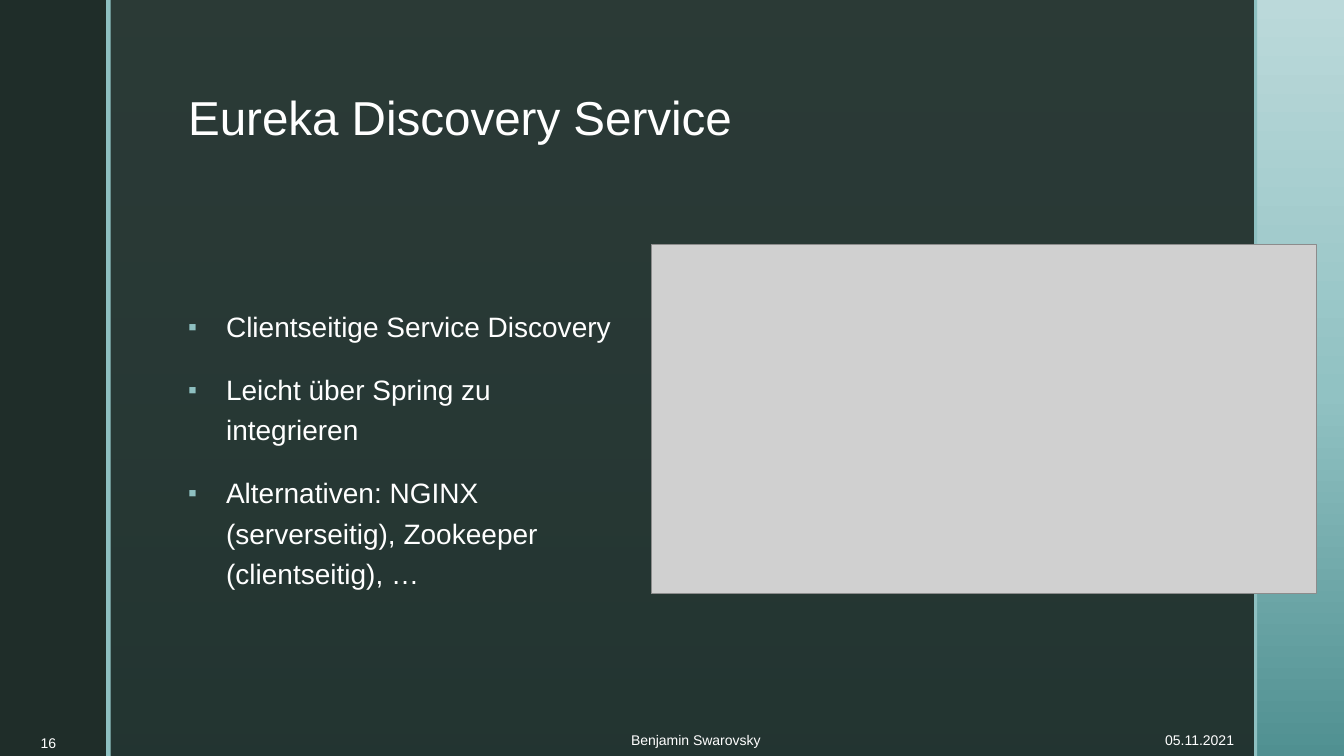
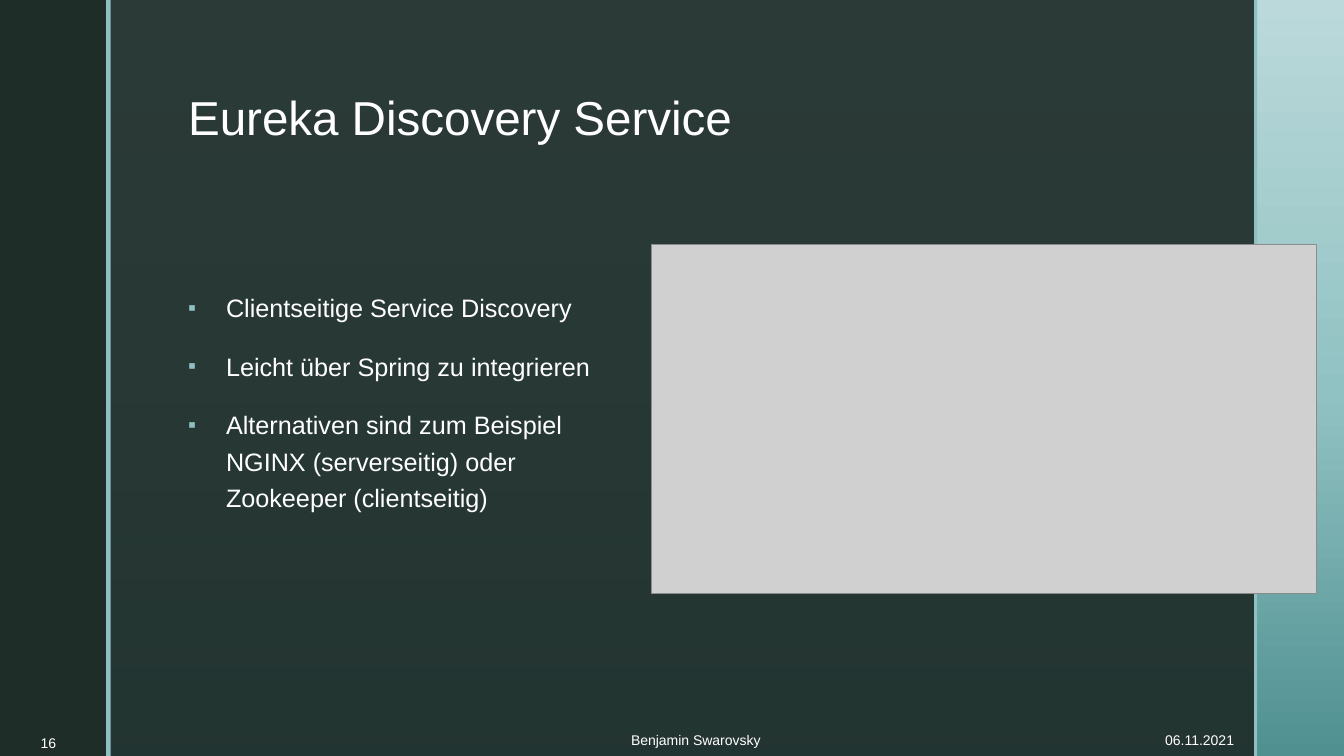
Before and after one commit to BenjaminS01/Abschluss, a slide deck: slide 16 of Vortrag.pptx. Drawn at 1344x756 pixels with LibreOffice and Linux fonts; fonts in the diff are those of the drawing; grey boxes stand for pictures; background and template pictures are left out. Boxes give left, top, right and bottom in pixels: in the first picture for what was removed or moved away, otherwise in the second. Text is boxed around its words. In the diff, an @@ line names an element or a change of style, - is before the commit and + after.

```diff
--- a/Vortrag.pptx
+++ b/Vortrag.pptx
@@ text "Clientseitige Service Discovery": place and size @@
-text "Clientseitige Service Discovery" at (226,316,611,589)
+text "Clientseitige Service Discovery" at (226,298,590,513)
@@ text at (226,298,590,381): size 20 to 18 pt in "Clientseitige Service Discovery", "Leicht über Spring zu integrieren" @@
@@ text at (226,415,562,513): text changed; size 20 to 18 pt @@
-▪ Alternativen: NGINX (serverseitig), Zookeeper (clientseitig), …
+▪ Alternativen sind zum Beispiel NGINX (serverseitig) oder
+  Zookeeper (clientseitig)
@@ text at (1165,735,1234,745): text changed @@
-05.11.2021
+06.11.2021
```
Also in this commit, not shown: 23 other slides changed, 2 other files.
